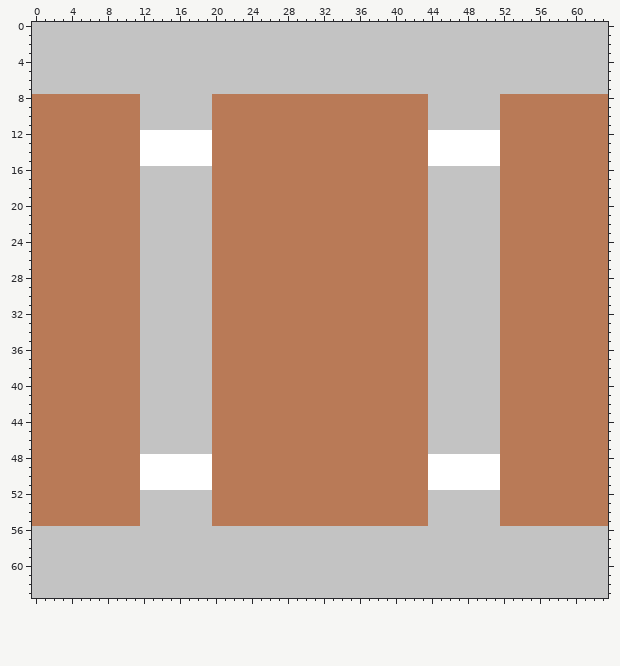
Pixel-art sprite, stored at assets/textures/lanes/railway.png. The picture above was drawn from the file before the commit.
The file is 64x64 pixels.
After the commit:
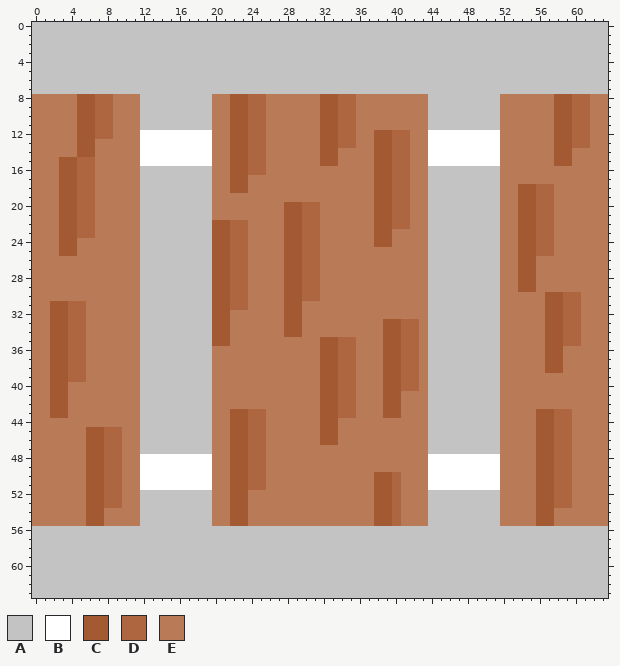
Palette (. is transparent): A #c3c3c3  B #ffffff  C #a35a32  D #ad6640  E #b97a57
From old to new:
Colour E gives way to colour C in rows 8 to 11 at x 5 to 6, 22 to 23, 32 to 33 and 58 to 59; in rows 12 to 14 at x 5 to 6, 22 to 23, 32 to 33, 38 to 39 and 58 to 59; in row 15 at x 3 to 4, 22 to 23, 32 to 33, 38 to 39 and 58 to 59; in rows 16 to 17 at x 3 to 4, 22 to 23 and 38 to 39; in row 18 at x 3 to 4, 22 to 23, 38 to 39 and 54 to 55; in row 19 at x 3 to 4, 38 to 39 and 54 to 55.
Colour E gives way to colour C in rows 20 to 21 at x 3 to 4, 28 to 29, 38 to 39 and 54 to 55; in rows 22 to 24 at x 3 to 4, 20 to 21, 28 to 29, 38 to 39 and 54 to 55; in row 25 at x 3 to 4, 20 to 21, 28 to 29 and 54 to 55; in rows 26 to 29 at x 20 to 21, 28 to 29 and 54 to 55; in row 30 at x 20 to 21, 28 to 29 and 57 to 58; in rows 31 to 32 at x 2 to 3, 20 to 21, 28 to 29 and 57 to 58.
Colour E gives way to colour C in rows 33 to 34 at x 2 to 3, 20 to 21, 28 to 29, 39 to 40 and 57 to 58; in row 35 at x 2 to 3, 20 to 21, 32 to 33, 39 to 40 and 57 to 58; in rows 36 to 38 at x 2 to 3, 32 to 33, 39 to 40 and 57 to 58; in rows 39 to 42 at x 2 to 3, 32 to 33 and 39 to 40; in row 43 at x 2 to 3, 22 to 23, 32 to 33, 39 to 40 and 56 to 57; in row 44 at x 22 to 23, 32 to 33 and 56 to 57.
Colour E gives way to colour C in rows 45 to 46 at x 6 to 7, 22 to 23, 32 to 33 and 56 to 57; in rows 47 to 49 at x 6 to 7, 22 to 23 and 56 to 57; in rows 50 to 55 at x 6 to 7, 22 to 23, 38 to 39 and 56 to 57.
Colour E gives way to colour D in rows 8 to 11 at x 7 to 8, 24 to 25, 34 to 35 and 60 to 61; in row 12 at x 7 to 8, 24 to 25, 34 to 35, 40 to 41 and 60 to 61; in row 13 at x 24 to 25, 34 to 35, 40 to 41 and 60 to 61; in row 14 at x 24 to 25 and 40 to 41; in rows 15 to 16 at x 5 to 6, 24 to 25 and 40 to 41; in row 17 at x 5 to 6 and 40 to 41.
Colour E gives way to colour D in rows 18 to 19 at x 5 to 6, 40 to 41 and 56 to 57; in rows 20 to 21 at x 5 to 6, 30 to 31, 40 to 41 and 56 to 57; in row 22 at x 5 to 6, 22 to 23, 30 to 31, 40 to 41 and 56 to 57; in row 23 at x 5 to 6, 22 to 23, 30 to 31 and 56 to 57; in rows 24 to 25 at x 22 to 23, 30 to 31 and 56 to 57; in rows 26 to 29 at x 22 to 23 and 30 to 31.
Colour E gives way to colour D in row 30 at x 22 to 23, 30 to 31 and 59 to 60; in row 31 at x 4 to 5, 22 to 23 and 59 to 60; in row 32 at x 4 to 5 and 59 to 60; in rows 33 to 34 at x 4 to 5, 41 to 42 and 59 to 60; in row 35 at x 4 to 5, 34 to 35, 41 to 42 and 59 to 60; in rows 36 to 39 at x 4 to 5, 34 to 35 and 41 to 42.
Colour E gives way to colour D in row 40 at x 34 to 35 and 41 to 42; in rows 41 to 42 at x 34 to 35; in row 43 at x 24 to 25, 34 to 35 and 58 to 59; in row 44 at x 24 to 25 and 58 to 59; in rows 45 to 49 at x 8 to 9, 24 to 25 and 58 to 59; in rows 50 to 51 at x 8 to 9, 24 to 25, 40 and 58 to 59.
Colour E gives way to colour D in rows 52 to 53 at x 8 to 9, 40 and 58 to 59; in rows 54 to 55 at x 40.
Boxes around the changes in both pictures, in picture pixels (x1, y1, x2, y2):
changed: (59, 94, 113, 256)
changed: (212, 94, 419, 526)
changed: (518, 94, 590, 373)
changed: (50, 301, 122, 526)
changed: (536, 409, 572, 526)
